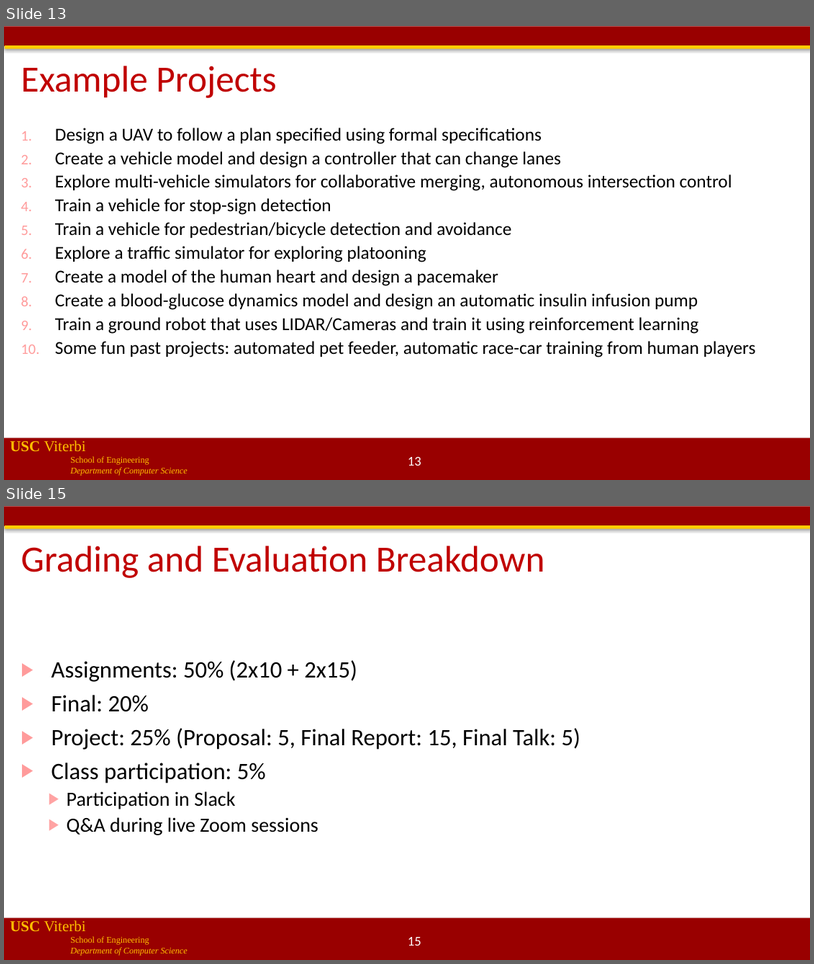
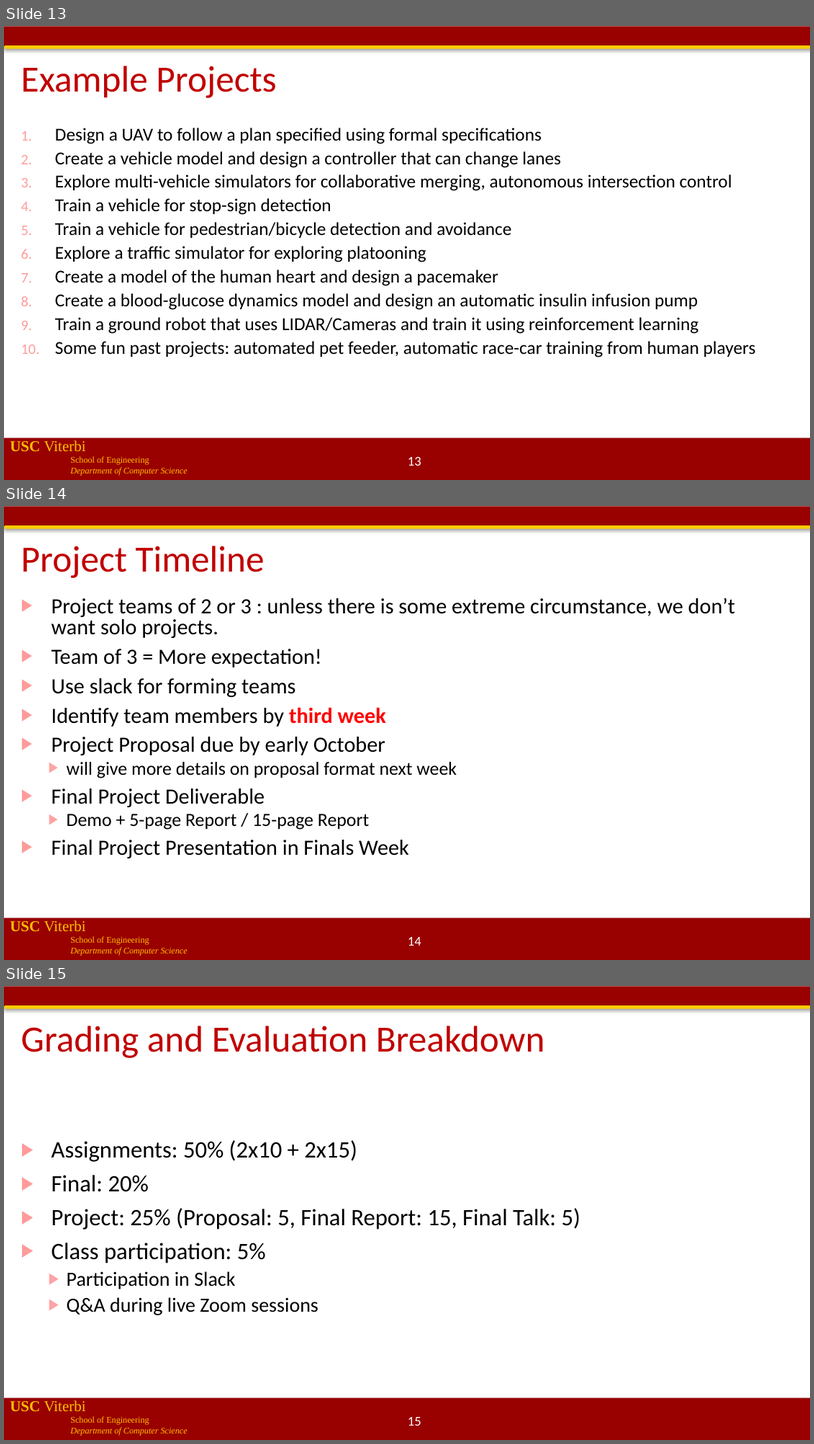
Before and after one commit to jdeshmukh/jdeshmukh.github.io, a slide deck: teaching/cs513-autocps-fall-2020/lecture0-Course-Intro.pptx. Shown one above the other, each under a label of ours: slides 13 and 15 before the commit, slides 13, 14 and 15 after it; the slides between them are not shown. The pictures are 814x964 and 814x1444 pixels, drawn with LibreOffice and Linux fonts; fonts in the diff are those of the drawing; background and template pictures are left out. Boxes give left, top, right and bottom in pixels: in the first picture for what was removed or moved away, otherwise in the second. Text is boxed around its words. In the diff, an @@ line names an element or a change of style, - is before the commit and + after.

Commit message:
changes

```diff
--- a/teaching/cs513-autocps-fall-2020/lecture0-Course-Intro.pptx
+++ b/teaching/cs513-autocps-fall-2020/lecture0-Course-Intro.pptx
@@ slide 14 added at box(4, 506, 810, 960), background #FFFFFF; not listed: 4 template elements that a slide beside it also shows @@
@@ title added at box(21, 546, 265, 578), 44 pt, text #C00000 @@
+Project Timeline
@@ text added at box(52, 598, 736, 858), 25.9 pt, text #000000 @@
+▶ Project teams of 2 or 3 : unless there is some extreme circumstance, we don’t want solo projects.
+▶ Team of 3 = More expectation!
+▶ Use slack for forming teams
+▶ Identify team members by third week
+▶ Project Proposal due by early October
+  ▶ will give more details on proposal format next week
+▶ Final Project Deliverable
+  ▶ Demo + 5-page Report / 15-page Report
+▶ Final Project Presentation in Finals Week
@@ page number added at box(408, 937, 422, 945), 16 pt, text #FFFFFF @@
+14
```
